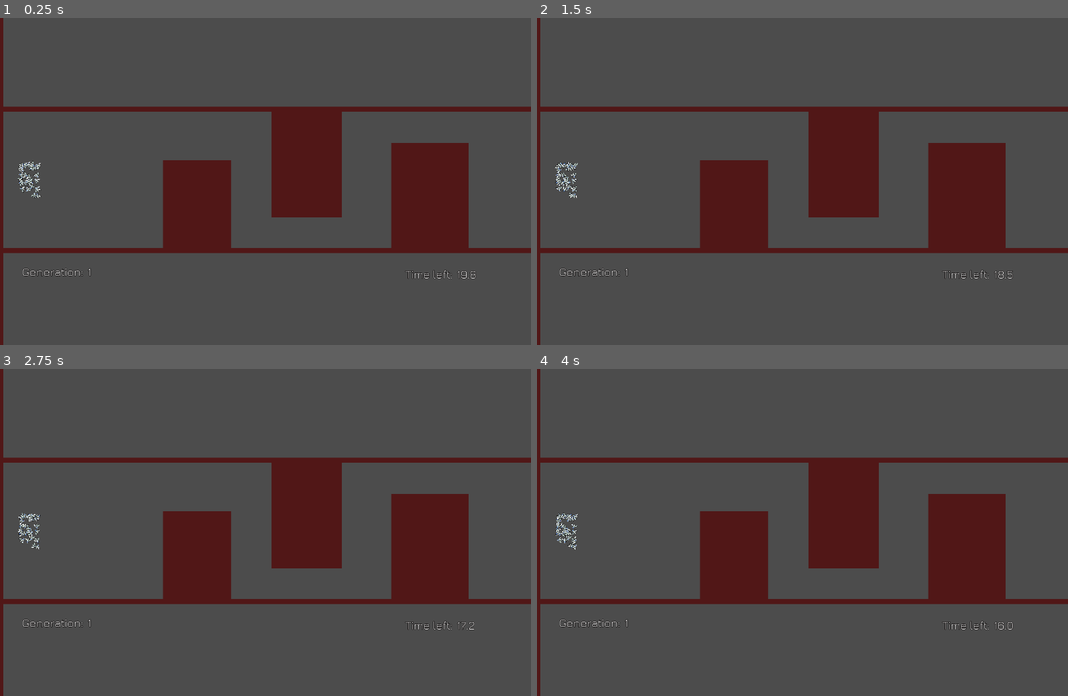
Above: before the commit, frames 1-4 (two rows, left to right).
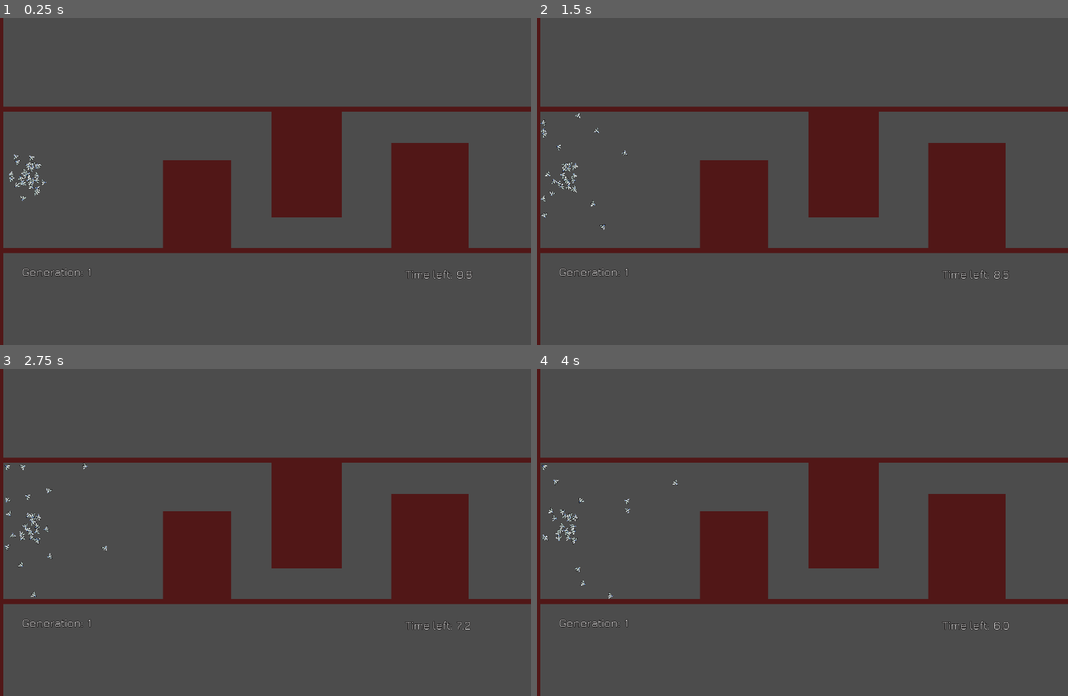
Above: after the commit, the same moments.

Repository: a0x77ry/plasmata
Game: Godot game, scene res://level1.tscn
Same seed, same stepped clock (60 frames per second), same inputs: the game is played once before the commit and once after it.
Inputs:
- Up to frame 1 (0.25 s): no input
- Up to frame 2 (1.5 s): tap Enter (ui_accept) at 0.5, 0.77 s
- Up to frame 3 (2.75 s): tap Enter (ui_accept) at 1.52 s
- Up to frame 4 (4 s): tap Enter (ui_accept) at 3.02, 3.77 s

The runs differ from the first frame. In frame 1, 0.4% of the frame differs, in the area x 1-90%, y 41-80%; in frame 2, 0.4%, in the area x 0-90%, y 29-80%; in frame 3, 0.4%; in frame 4, 0.4%.
Error before the commit: Invalid get index 'genome' (on base: 'Node2D (main.gd)'). (res://scripts/neural_network.gd:69)

Commit message:
Bug fixing

Diff:
--- a/level1.tscn
+++ b/level1.tscn
@@ -87,7 +87,7 @@
 shape = SubResource( 2 )
 
 [node name="Timer" type="Timer" parent="."]
-wait_time = 20.0
+wait_time = 10.0
 one_shot = true
 autostart = true
 
--- a/scripts/agent.gd
+++ b/scripts/agent.gd
@@ -72,10 +72,10 @@
       i += 1
     genome = {"input_nodes": nn_inputs, "hidden_nodes": nn_h,
         "output_nodes": nn_outputs, "fitness": 0}
-    print("New genome")
     Main.genomes.append(genome)
 
-  nn = NN.new(genome)
+  var starting_link_id = nn_inputs.size() + nn_outputs.size()
+  nn = NN.new(genome, starting_link_id)
 
 
 func _physics_process(delta):
--- a/scripts/level1.gd
+++ b/scripts/level1.gd
@@ -36,7 +36,7 @@
     Main.select_in_species(agents.size() * Main.SELECTION_RATE) # populates avg_fitness and parent_genomes for each species
     var crossovered_genomes = Main.crossover()
     Main.genomes = Main.mutate(crossovered_genomes)
-    # breakpoint
+    breakpoint
     var err = get_tree().change_scene("res://level1.tscn")
     if err:
       print("Failed to load scene with error: %s" % err)
--- a/scripts/main.gd
+++ b/scripts/main.gd
@@ -51,16 +51,26 @@
       total_adjusted_fitness += member_genome["adjusted_fitness"]
     sp["avg_fitness"] = total_fitness / float(sp["members"].size())
     sp["total_adjusted_fitness"] = total_adjusted_fitness
-    all_species_adj_fitness += sp["adjusted_fitness"]
+    all_species_adj_fitness += total_adjusted_fitness
 
   # calculate the number of parents for each species
+  # var c := 0
   for sp in species:
-    sp.sort_custom(GenomeSorter, "sort_ascenting")
-    var parents_number = round(sp["total_adjusted_fitness"] / all_species_adj_fitness) \
-        * number_of_expected_parents
+    sp["parent_genomes"].sort_custom(GenomeSorter, "sort_ascenting")
+    var parents_number = round((sp["total_adjusted_fitness"] / all_species_adj_fitness) \
+        * number_of_expected_parents)
+    parents_number = max(parents_number, 2)
+    # breakpoint
+    # c += 1
+    # print("Species: %s" % c)
     # add the last (best performing) genomes of the species
     for i in range(1, parents_number):
-      sp["parent_genomes"].append(sp["members"][-i])
+      if sp["members"].size() >= i:
+        # print("Append normal member")
+        sp["parent_genomes"].append(sp["members"][-i])
+      else:
+        # print("Append random member")
+        sp["parent_genomes"].append(sp["members"][random.randi_range(0, sp["members"].size() - 1)])
 
 
 func select_roulette(curve, agents):
@@ -107,11 +117,14 @@
   # random.randomize()
   var crossovered_genomes := []
   for sp in species:
+    # print(sp["parent_genomes"][0])
     if sp["parent_genomes"].size() % 2 != 0:
       sp["parent_genomes"].append(sp["parent_genomes"][0]) # add a genome to become even
     for i in range(0, floor((sp["parent_genomes"].size() - 1) * SELECTION_RATE), 2):
       var couple_genomes = [sp["parent_genomes"][i], sp["parent_genomes"][i+1]]
-      crossovered_genomes.append(couple_crossover(couple_genomes, int(round((1.0 / SELECTION_RATE) * 2.0))))
+      var couple_crossovered_genomes = couple_crossover(couple_genomes, int(round((1.0 / SELECTION_RATE) * 2.0)))
+      for _genome in couple_crossovered_genomes:
+        crossovered_genomes.append(_genome)
   return crossovered_genomes
 
 func couple_crossover(couple_genomes: Array, offspring_number: int) -> Array:
@@ -139,6 +152,7 @@
     crossed_genome["hidden_nodes"] = []
     for hidden_node in fittest_parent["hidden_nodes"]:
       crossed_genome["hidden_nodes"].append(hidden_node)
+    crossed_genome["links"] = []
 
     var weakest_parent_ids = []
     for link in weakest_parent["links"]:
@@ -213,7 +227,9 @@
   random.randomize()
   var check := false
   var mutated_genomes = parent_genomes.duplicate(true)
+  # var mutated_genomes = parent_genomes.duplicate()
   for _genome in mutated_genomes:
+    # breakpoint
     var genes_number = float(_genome["links"].size()) \
         + float(_genome["input_nodes"].size()) \
         + float(_genome["output_nodes"].size()) \
@@ -235,7 +251,44 @@
               "source_id": genome_source_node["id"],
               "target_id": genome_target_node["id"]}
           _genome["links"].append(new_link)
-      # TODO: add a new node and break the link
+      # add a new node and break the link
+      var link_to_break
+      while link_to_break == null:
+        for genome_link in _genome["links"]:
+          if random.randf() < EXPECTED_MUTATED_GENES / genes_number:
+            link_to_break = genome_link
+      link_to_break.is_enabled = false # original link disabled
+      var original_source_node
+      for genome_source_node in (_genome["input_nodes"] + _genome["hidden_nodes"]):
+        if link_to_break["source_id"] == genome_source_node["id"]:
+          original_source_node = genome_source_node
+      var original_target_node
+      for genome_target_node in (_genome["output_nodes"] + _genome["hidden_nodes"]):
+        if link_to_break["target_id"] == genome_target_node["id"]:
+          original_target_node = genome_target_node
+      var new_hnode = {"id": generate_UID(),
+          "incoming_link_ids": [],
+          "outgoing_link_ids": []}
+      _genome["hidden_nodes"].append(new_hnode) # create the new hidden node
+      # create the new links
+      var link_a = {"id": generate_UID(),
+          "source_id": original_source_node["id"],
+          "target_id": new_hnode["id"],
+          "weight": random.randf_range(-1.0, 1.0), "bias": random.randf_range(-1.0, 1.0),
+          "is_enabled": true}
+      Main.used_node_ids.append(link_a["id"])
+      _genome["links"].append(link_a)
+      var link_b = {"id": generate_UID(),
+          "source_id": new_hnode["id"],
+          "target_id": original_target_node["id"],
+          "weight": random.randf_range(-1.0, 1.0), "bias": random.randf_range(-1.0, 1.0),
+          "is_enabled": true}
+      Main.used_node_ids.append(link_b["id"])
+      _genome["links"].append(link_b)
+      new_hnode["incoming_link_ids"].append(link_a)
+      new_hnode["outgoing_link_ids"].append(link_b)
+
+
 
   if check:
     for i in parent_genomes.size():
@@ -260,7 +313,7 @@
 
     var is_different_species := true
     for sp in species:
-      var N = max(genome.size(), sp["prototype"].size()) # find N
+      # var N = max(genome.size(), sp["prototype"].size()) # find N
 
       var prot = sp["prototype"]
       var prot_all_nodes = prot["input_nodes"] + prot["hidden_nodes"] \
@@ -269,6 +322,7 @@
       for node in prot_all_nodes:
         prot_all_ids.append(node["id"])
       var prot_max_id = prot_all_ids.max()
+      var N = max(gen_max_id, prot_max_id) # find N
       var excess_genes_num = abs(gen_max_id - prot_max_id) # find excess genes
 
       var min_id = min(gen_max_id, prot_max_id)
@@ -279,6 +333,8 @@
           disjoined_genes_num += 1 #find disjoined genes
 
         for prot_n in prot_all_nodes:
+          # if prot_n.has("weight") && gen_n.has("weight"):
+          #   print("prot id: %s, gen id: %s" % [prot_n["id"], gen_n["id"]])
           if prot_n.has("weight") && prot_n["id"] == gen_n["id"]:
             assert(gen_n.has("weight"), "Error in change_generation(). pron_n is a link while gen_n isn't")
             weight_diffs.append(abs(prot_n["weight"] - gen_n["weight"]))
@@ -290,7 +346,7 @@
       var compatibility_distance = ((C1 * excess_genes_num) / N) \
           + ((C2 * disjoined_genes_num) / N) \
           + (C3 * avg_weight_diff)
-      print("Compatibility distance: %s" % compatibility_distance)
+      # print("Compatibility distance: %s" % compatibility_distance)
       if compatibility_distance < dt:
         is_different_species = false
         sp["members"].append(genome)
@@ -312,6 +368,12 @@
   return used_node_ids.max() + 1
 
 
+func add_UID_in_used(id):
+  if id > used_node_ids.max():
+    used_node_ids.append(id)
+
+
+
 class GenomeSorter:
   static func sort_ascenting(a, b):
     if a["fitness"] < b["fitness"]:
--- a/scripts/neural_network.gd
+++ b/scripts/neural_network.gd
@@ -12,10 +12,12 @@
 var links = []
 
 var genome
-
-func _init(_genome):
+var starting_link_id: int
+
+func _init(_genome, _starting_link_id=0):
   # Warning: passed by reference
   genome = _genome
+  starting_link_id = _starting_link_id
   random.randomize()
 
   # Create nodes according to the genome (made in agent.gd)
@@ -39,6 +41,7 @@
     connect_nn_layers(input_layer, output_layer)
   else:
     # Use genome to connect the links
+    print("Using genome to connect the links")
     for link in genome["links"]:
       var source_node
       var target_node
@@ -51,24 +54,27 @@
       if (source_node != null) && (target_node != null):
         var link_instance = Link.new(link["id"], source_node, target_node,
             link["weight"], link["bias"], link["source_id"],
-            link["target_id"])
+            link["target_id"], true)
         links.append(link_instance)
 
 
 func connect_nn_layers(source_layer, target_layer):
+  var i := starting_link_id
   for s_node in source_layer:
     for t_node in target_layer:
-      var new_link = Link.new(NO_ID, s_node, t_node,
+      var new_link = Link.new(i, s_node, t_node,
           random.randf_range(-1.0, 1.0), random.randf_range(-1.0, 1.0),
-          s_node.id, t_node.id)
+          s_node.id, t_node.id, true)
+      Main.add_UID_in_used(i)
+      i += 1
       links.append(new_link)
       genome["links"].append({"id": new_link.id,"bias": new_link.bias,
           "weight": new_link.weight, "source_id": new_link.source_node.id,
           "target_id": new_link.target_node.id})
       # add incoming_link_ids and outgoing_link_ids to the nodes involved
-      var all_genome_nodes = Main.genome["input_nodes"] \
-          + Main.genome["hidden_nodes"] \
-          + Main.genome["output_nodes"]
+      var all_genome_nodes = genome["input_nodes"] \
+          + genome["hidden_nodes"] \
+          + genome["output_nodes"]
       for _genome_node in all_genome_nodes:
         if _genome_node["id"] == new_link.source_node.id:
           _genome_node["outgoing_link_ids"].append(new_link.id)
@@ -99,7 +105,7 @@
   var id: int setget , get_id
 
 
-  func _init(_id, _name=""):
+  func _init(_id, _name="", _is_enabled="true"):
     name = _name
     id = _id
 
@@ -156,7 +162,8 @@
   func get_value():
     var _value := 0.0
     for link in incoming_links:
-      _value += link.get_value()
+      if link.is_enabled:
+        _value += link.get_value()
     return _value
 
 
@@ -176,17 +183,18 @@
   var incoming_links = []
   var outgoing_links = []
   var value: float
+  var is_enabled: bool
 
 
   func _init(_id, _name="", _value=randf()).(_id, _name):
     value = _value
     name = _name
-
 
   func get_value():
     var _value := 0.0
     for link in incoming_links:
-      _value += link.get_value()
+      if link.is_enabled:
+        _value += link.get_value()
     return _value
 
 
@@ -207,12 +215,14 @@
   var bias: float
   var source_id: int
   var target_id: int
+  var is_enabled: bool
 
 
   func _init(_id, _source_node: NNNode, _target_node: NNNode, _weight, _bias,
-      _source_id, _target_id):
-    if _id < 0:
+      _source_id, _target_id, _is_enabled: bool):
+    if _id == NO_ID:
       id = Main.generate_UID()
+      Main.used_node_ids.append(id)
     else:
       id = _id
     source_node = _source_node
@@ -221,6 +231,7 @@
     bias = _bias
     source_id = _source_id
     target_id = _target_id
+    is_enabled = _is_enabled
 
     source_node.add_outgoing_link(self)
     target_node.add_incoming_link(self)
